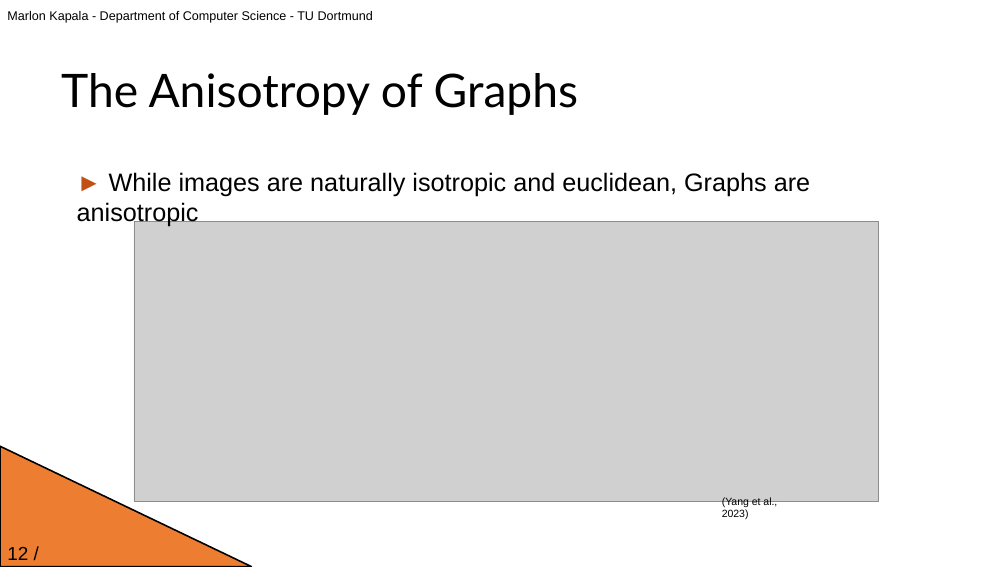
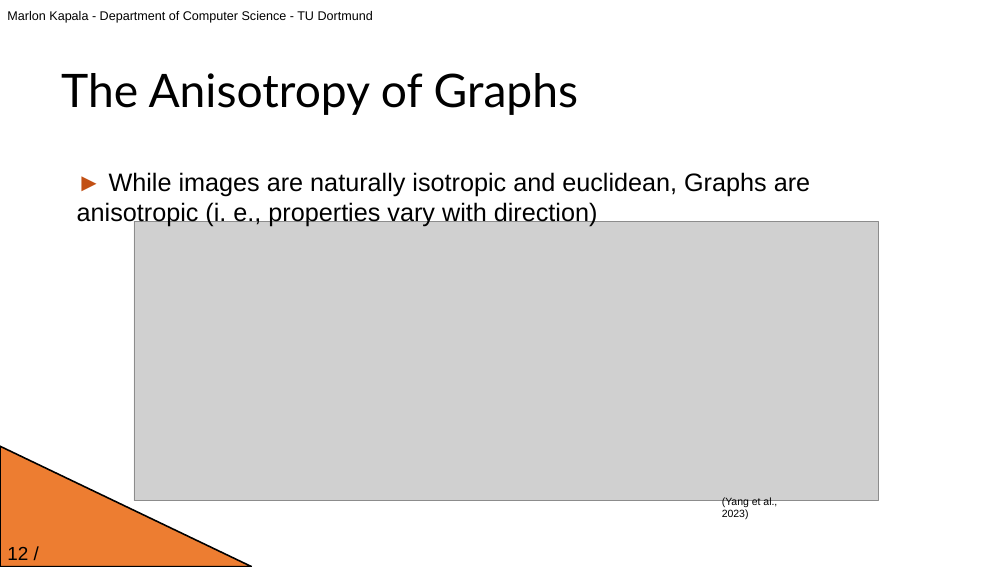
Before and after one commit to JavaLangMarlon/ddm-proseminar-tu-dortmund, a slide deck: slide 12 of presentation.pptx. Drawn at 1008x567 pixels with LibreOffice and Linux fonts; fonts in the diff are those of the drawing; grey boxes stand for pictures; background and template pictures are left out. Boxes give left, top, right and bottom in pixels: in the first picture for what was removed or moved away, otherwise in the second. Text is boxed around its words. In the diff, an @@ line names an element or a change of style, - is before the commit and + after.

```diff
--- a/presentation.pptx
+++ b/presentation.pptx
@@ text at bbox=[77, 172, 810, 227]: text changed @@
-► While images are naturally isotropic and euclidean, Graphs are anisotropic
+► While images are naturally isotropic and euclidean, Graphs are anisotropic (i. e., properties vary with direction)
```
Also in this commit, not shown: 23 other slides changed, 1 slide added, 1 other file.
